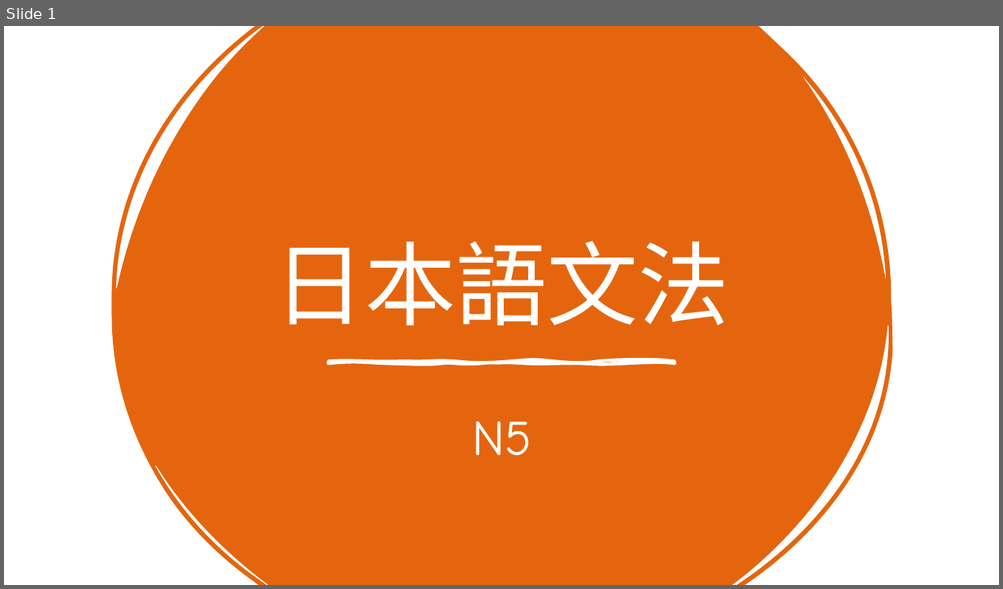
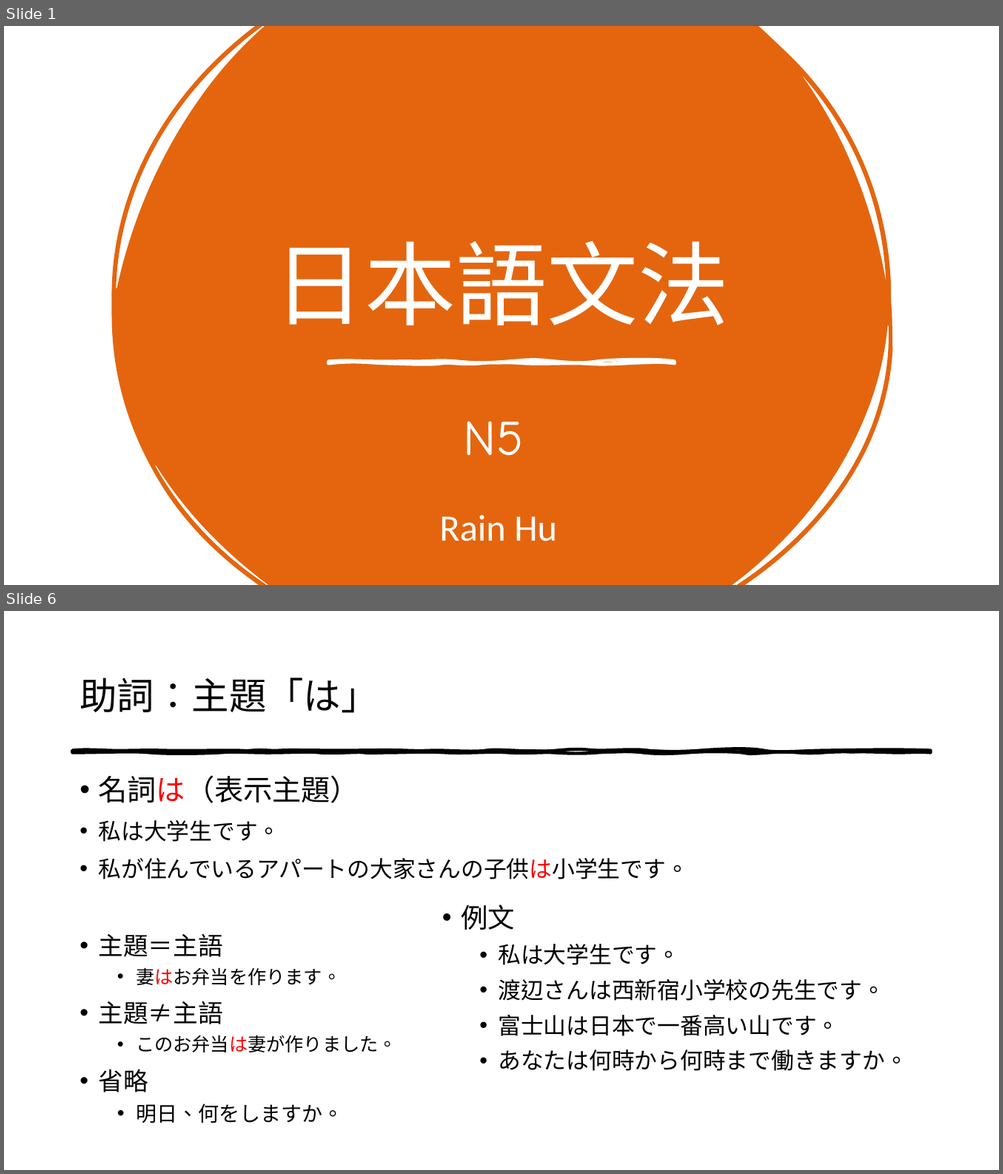
Before and after one commit to intervalrain/intervalrain.github.io, a slide deck: content/posts/jp/ppt/n5.pptx. Shown one above the other, each under a label of ours: slide 1 before the commit, slides 1 and 6 after it; the slides between them are not shown. The pictures are 1003x589 and 1003x1174 pixels, drawn with LibreOffice and Linux fonts; fonts in the diff are those of the drawing. Boxes give left, top, right and bottom in pixels: in the first picture for what was removed or moved away, otherwise in the second. Text is boxed around its words. In the diff, an @@ line names an element or a change of style, - is before the commit and + after.

```diff
--- a/content/posts/jp/ppt/n5.pptx
+++ b/content/posts/jp/ppt/n5.pptx
@@ slide 6 added at (4,611,999,1170), background #FFFFFF @@
@@ title added at (79,678,378,713), 36 pt, text #000000 @@
+助詞：主題「は」
@@ freeform shape added at (73,751,930,753), fill #000000, outline #000000 3 pt @@
@@ text added at (99,775,688,1124), 22 pt, text #000000 @@
+• 名詞は（表示主題）
+• 私は大学生です。
+• 私が住んでいるアパートの大家さんの子供は小学生です。
+• 主題＝主語
+  • 妻はお弁当を作ります。
+• 主題≠主語
+  • このお弁当は妻が作りました。
+• 省略
+  • 明日、何をしますか。
@@ text added at (461,905,907,1071), 22 pt, text #000000 @@
+• 例文
+  • 私は大学生です。
+  • 渡辺さんは西新宿小学校の先生です。
+  • 富士山は日本で一番高い山です。
+  • あなたは何時から何時まで働きますか。
@@ slide 1 changed as well @@
@@ subtitle "N5": place and size @@
-subtitle "N5" at (472,421,532,456)
+subtitle "N5" at (464,421,523,456)
@@ text added at (439,515,557,542), 36 pt, text #FFFFFF @@
+Rain Hu
```
Also in this commit, not shown: 19 other slides added, 1 slide removed.
